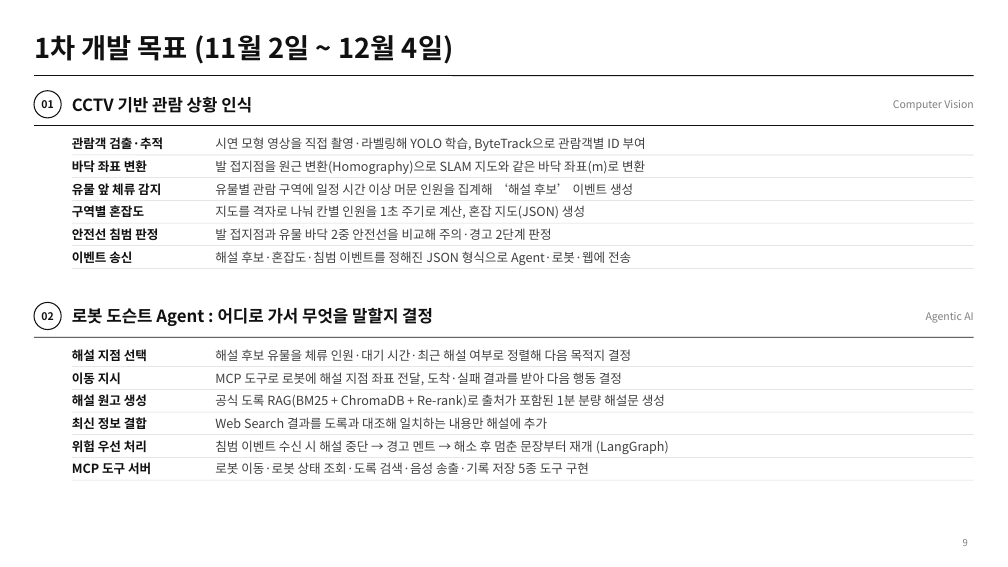
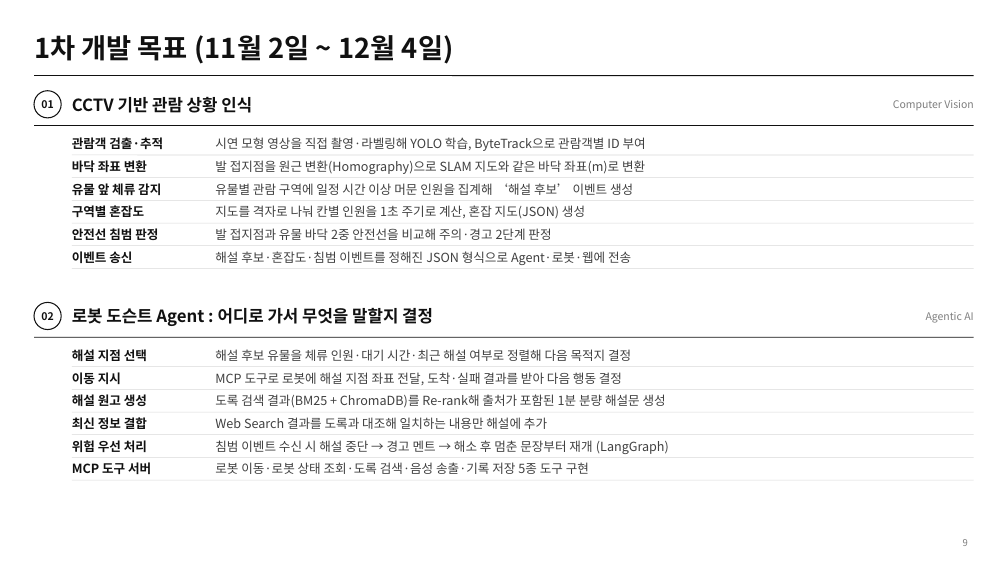
Before and after one commit to selkis4u/smart-museum-aiagent, a slide deck: slide 9 of docs/proposal/3조_박물관_자율순회_전시해설_플랫폼_기획서_v0.9.pptx. Drawn at 1008x567 pixels with LibreOffice and Linux fonts; fonts in the diff are those of the drawing. Boxes give left, top, right and bottom in pixels: in the first picture for what was removed or moved away, otherwise in the second. Text is boxed around its words. In the diff, an @@ line names an element or a change of style, - is before the commit and + after.

```diff
--- a/docs/proposal/3조_박물관_자율순회_전시해설_플랫폼_기획서_v0.9.pptx
+++ b/docs/proposal/3조_박물관_자율순회_전시해설_플랫폼_기획서_v0.9.pptx
@@ text at (215, 394, 666, 408): text changed @@
-공식 도록 RAG(BM25 + ChromaDB + Re-rank)로 출처가 포함된 1분 분량 해설문 생성
+도록 검색 결과(BM25 + ChromaDB)를 Re-rank해 출처가 포함된 1분 분량 해설문 생성
```
Also in this commit, not shown: 4 other slides changed.
